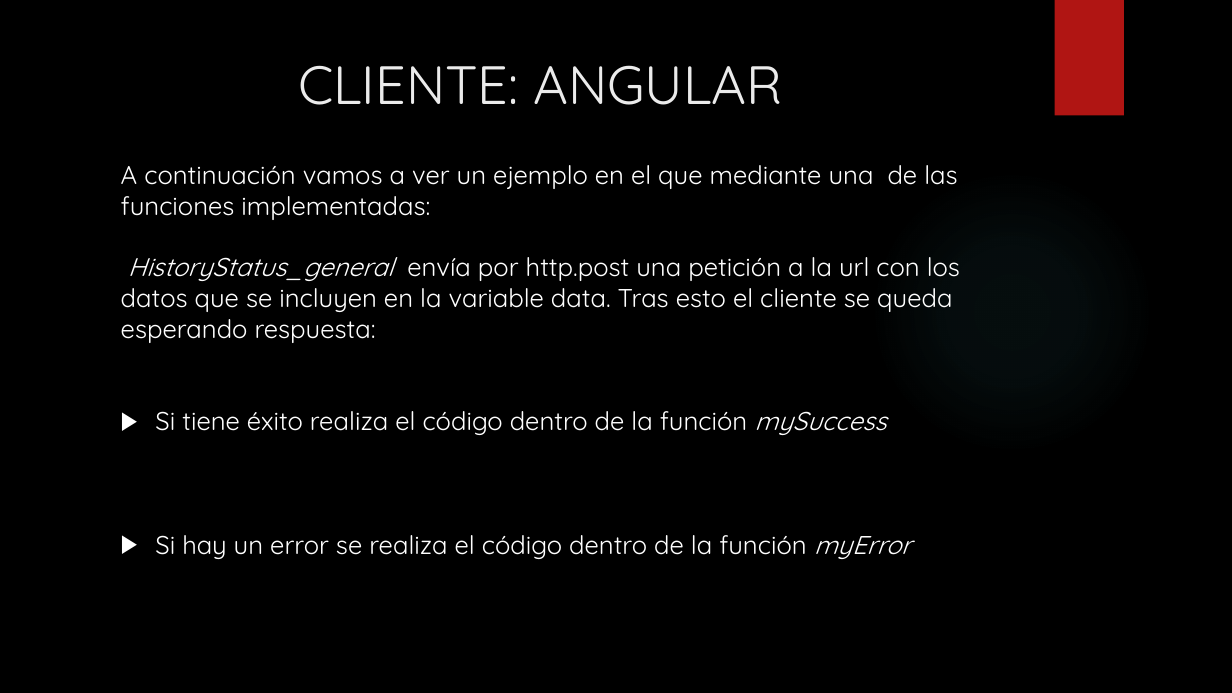
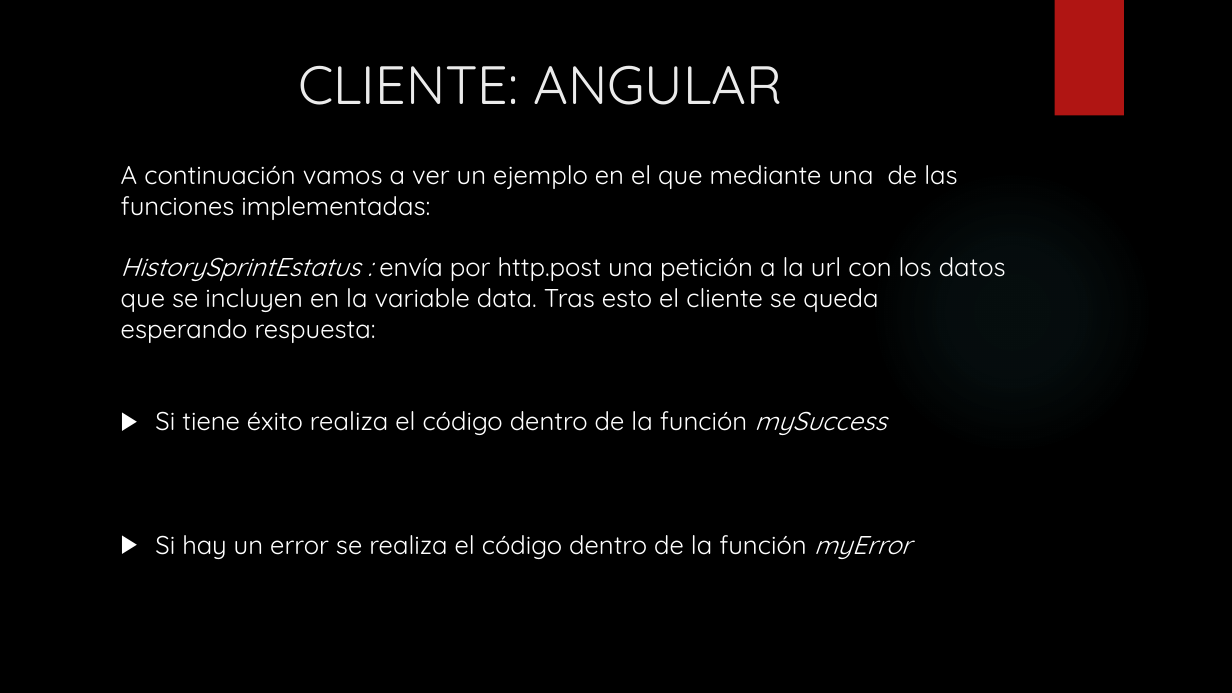
Before and after one commit to pesaura/LaboratorioTrabajo, a slide deck: slide 5 of LABORATORIO DE INGENIERIA.pptx. Drawn at 1232x693 pixels with LibreOffice and Linux fonts; fonts in the diff are those of the drawing; background and template pictures are left out. Boxes give left, top, right and bottom in pixels: in the first picture for what was removed or moved away, otherwise in the second. Text is boxed around its words. In the diff, an @@ line names an element or a change of style, - is before the commit and + after.

```diff
--- a/LABORATORIO DE INGENIERIA.pptx
+++ b/LABORATORIO DE INGENIERIA.pptx
@@ text at bbox=[121, 257, 1006, 343]: text changed @@
-HistoryStatus_general envía por http.post una petición a la url con los datos que se incluyen en la variable data. Tras esto el cliente se queda esperando respuesta:
+HistorySprintEstatus : envía por http.post una petición a la url con los datos que se incluyen en la variable data. Tras esto el cliente se queda esperando respuesta:
```
Also in this commit, not shown: 4 other slides changed, 2 slides added, 3 other files.
